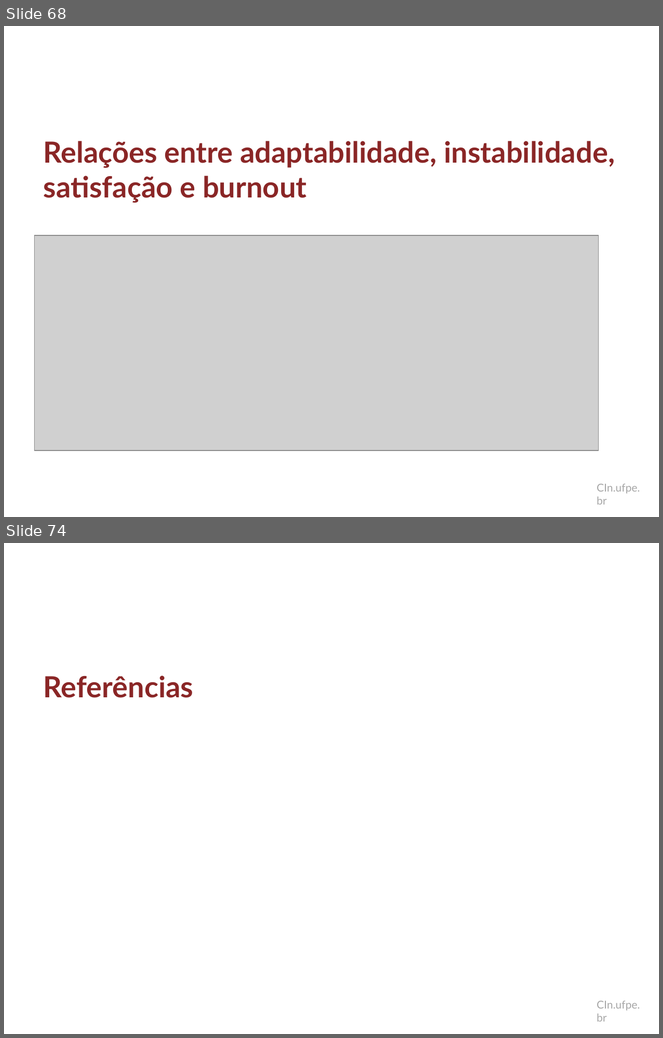
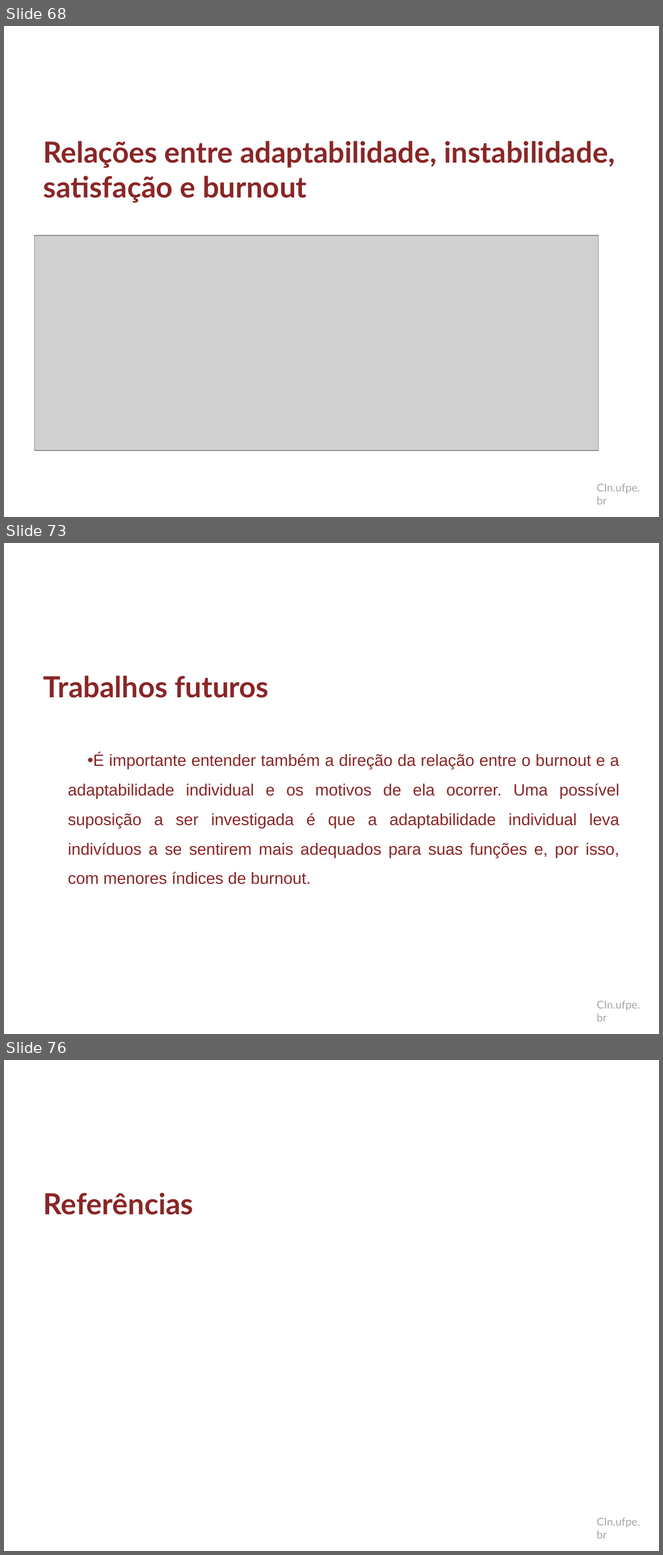
Before and after one commit to dan1lo/doutoradoR, a slide deck: apresentacao doutorado.pptx. Shown one above the other, each under a label of ours: slides 68 and 74 before the commit, slides 68, 73 and 76 after it; the slides between them are not shown. The pictures are 663x1038 and 663x1555 pixels, drawn with LibreOffice and Linux fonts; fonts in the diff are those of the drawing; grey boxes stand for pictures; background and template pictures are left out. Boxes give left, top, right and bottom in pixels: in the first picture for what was removed or moved away, otherwise in the second. Text is boxed around its words. In the diff, an @@ line names an element or a change of style, - is before the commit and + after.

Commit message:
atualizar apresentacao
conclusao e trabalhos fulturos

```diff
--- a/apresentacao doutorado.pptx
+++ b/apresentacao doutorado.pptx
@@ slide 73 added at bbox=[4, 543, 659, 1034], background #FFFFFF; not listed: 1 template element that a slide beside it also shows @@
@@ title added at bbox=[44, 676, 269, 698], 32 pt, text #8A2626, bold @@
+Trabalhos futuros
@@ text added at bbox=[68, 753, 620, 885], 18 pt, text #8A2626 @@
+• É importante entender também a direção da relação entre o burnout e a adaptabilidade individual e os motivos de ela ocorrer. Uma possível suposição a ser investigada é que a adaptabilidade individual leva indivíduos a se sentirem mais adequados para suas funções e, por isso, com menores índices de burnout.
@@ what was slide 74 is now slide 76 @@
```
Also in this commit, not shown: 1 slide changed, 6 other slides added, 5 slides removed.
